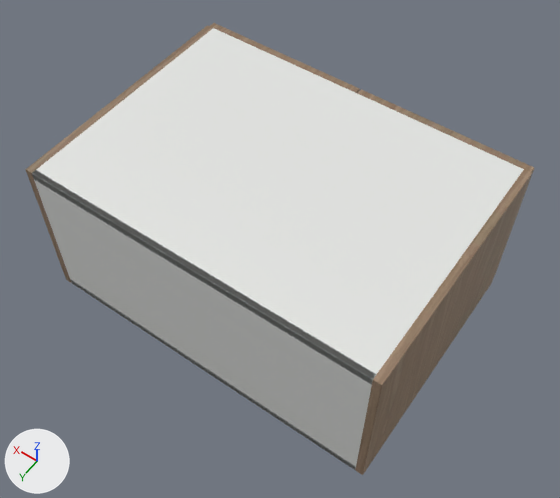
Two versions of the glTF model storefront/public/cabinet-inventory/models/oppein-pb-mnw-w331524.glb, one commit apart.
Camera for both pictures: a 50 mm camera at (-0.217, 0.592, 1.52) aimed at (0.4, -0.272, 0.162). The lights are fixed; the arrows at lower left show +X, +Y and +Z. The first picture is the older version. Where no turn or scale is listed for an object, it has been applied to the vertices.

Before the edit, the objects in view are built like this:
```python
me_cube = bpy.data.meshes.new('Cube')
me_cube.from_pydata(...)  # 56 vertices, 108 faces; spans x -0.009..0.009, y -0.293..0.293, z -0.191..0.191
me_cube.materials.append(mat_supplier_finish___natural_wood)  # picture img_oak
me_cube_001 = bpy.data.meshes.new('Cube.001')
me_cube_001.from_pydata(...)  # 56 vertices, 108 faces; spans x -0.009..0.009, y -0.293..0.293, z -0.191..0.191
me_cube_001.materials.append(mat_supplier_finish___natural_wood)  # picture img_oak
me_cube_006 = bpy.data.meshes.new('Cube.006')
me_cube_006.from_pydata(...)  # 56 vertices, 108 faces; spans x -0.207..0.207, y -0.01..0.01, z -0.188..0.188
me_cube_006.materials.append(mat_supplier_finish___natural_wood)  # picture img_oak
ob_cabinet_side = bpy.data.objects.new('Cabinet side', me_cube)
ob_cabinet_side.location = (0.009, -0.293, 0.191)
ob_cabinet_side_001 = bpy.data.objects.new('Cabinet side.001', me_cube_001)
ob_cabinet_side_001.location = (0.829, -0.293, 0.191)
ob_door_001 = bpy.data.objects.new('Door.001', me_cube_006)
ob_door_001.location = (0.628, -0.596, 0.191)
# also in view: 'Cabinet bottom' at (0.419, -0.293, 0.009); 'Cabinet back' at (0.419, -0.006, 0.191); 'Door' at (0.21, -0.596, 0.191); 'Cabinet top' at (0.419, -0.293, 0.372)
```
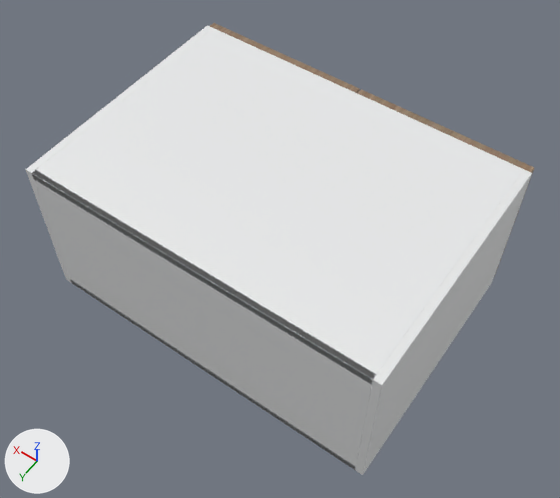
The change, as a list of edits to the scene's bpy script:
```text
Add mat_white_cabinet_carcass:
    mat_white_cabinet_carcass = principled_material('White cabinet carcass')
    mat_white_cabinet_carcass.base_color = (0.82, 0.83, 0.835)  # white #eaebec
    mat_white_cabinet_carcass.roughness = 0.48
Change me_cube:
    where me_cube.from_pydata(...)  # 56 vertices, 108 faces; spans x -0.009..0.009, y -0.293..0.293, z -0.191..0.191
    remove me_cube.materials.append(mat_supplier_finish___natural_wood)  # picture img_oak
    add me_cube.materials.append(mat_white_cabinet_carcass)  # white #eaebec
Change me_cube_001:
    where me_cube_001.from_pydata(...)  # 56 vertices, 108 faces; spans x -0.009..0.009, y -0.293..0.293, z -0.191..0.191
    remove me_cube_001.materials.append(mat_supplier_finish___natural_wood)  # picture img_oak
    add me_cube_001.materials.append(mat_white_cabinet_carcass)  # white #eaebec
```

Pixel boxes [x1, y1, x2, y2] of what changed, in the pictures (560 x 498 px):
'Cabinet side', recoloured (brown to white): [355, 170, 532, 475] in both
'Cabinet side.001', recoloured: [25, 25, 213, 282] in both
